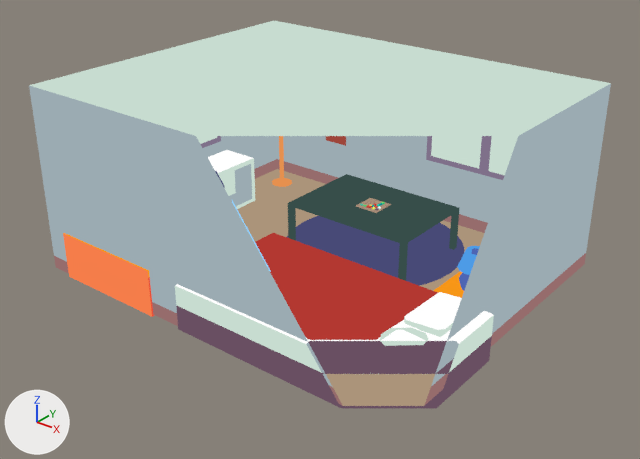
One commit to the glTF model assets/models/bedroom_scene.glb: the scene before it, then after it.
Rendered twice from a 50 mm lens placed at (351.0, -504.0, 276.0), pointed at (-1.0, -63.0, 3.0). Arrows for +X, +Y and +Z are at lower left; the lights stay in place. Everything nearer to the camera than a plane just in front of the edit is cut away. Vertices at the same position are counted once.

Objects in the first picture: 'Cube.034', 'bedroom'.
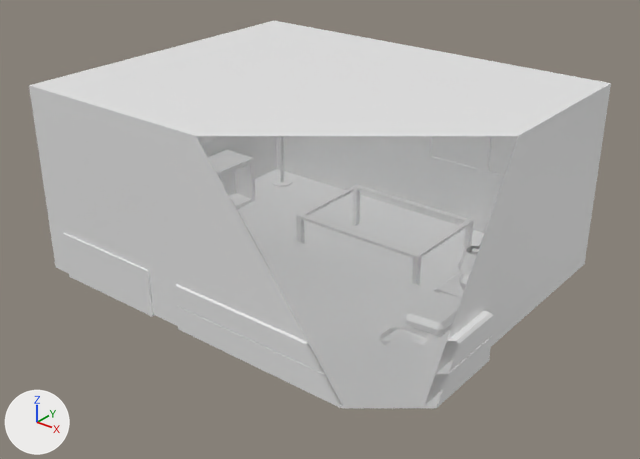
Changed parts and their boxes [x1, y1, x2, y2] in the pictures (640 x 459 px; the box of a moved part takes in the faces that stretch with it):
'bedroom', deleted: before [356, 198, 391, 213]
part 1 of me_cube_005, moved or reshaped: before [288, 174, 459, 281]; after [296, 185, 474, 286]
part 2 of me_cube_005, recoloured: [29, 21, 611, 408] in both

What changed in the scene script:
```text
Change me_cube_005:
    used by ob_cube_034; location = (0.0, 0.0, -0.1)
    remove me_cube_005.from_pydata(...)  # 532 vertices, 860 faces; spans x -164.0..147.0, y -176.0..77.0, z -36.0..104.0
    add me_cube_005.from_pydata(...)  # 532 vertices, 864 faces; spans x -164.0..147.0, y -176.0..77.0, z -36.0..104.0
    me_cube_005 part 1: the loose piece of 48 vertices spanning x -53.0..53.0, y -37.0..37.0, z -36.0..0.0 is moved by (19.0, -13.0, 0.0)
    me_cube_005 part 2: 840 faces spanning x -164.0..147.0, y -176.0..77.0, z -36.0..104.0 switch from mat_default_mat to no material
Remove ob_bedroom:
    ob_bedroom = bpy.data.objects.new('bedroom', me_plane)
    ob_bedroom.location = (0.0, 0.0, 0.0)
```
